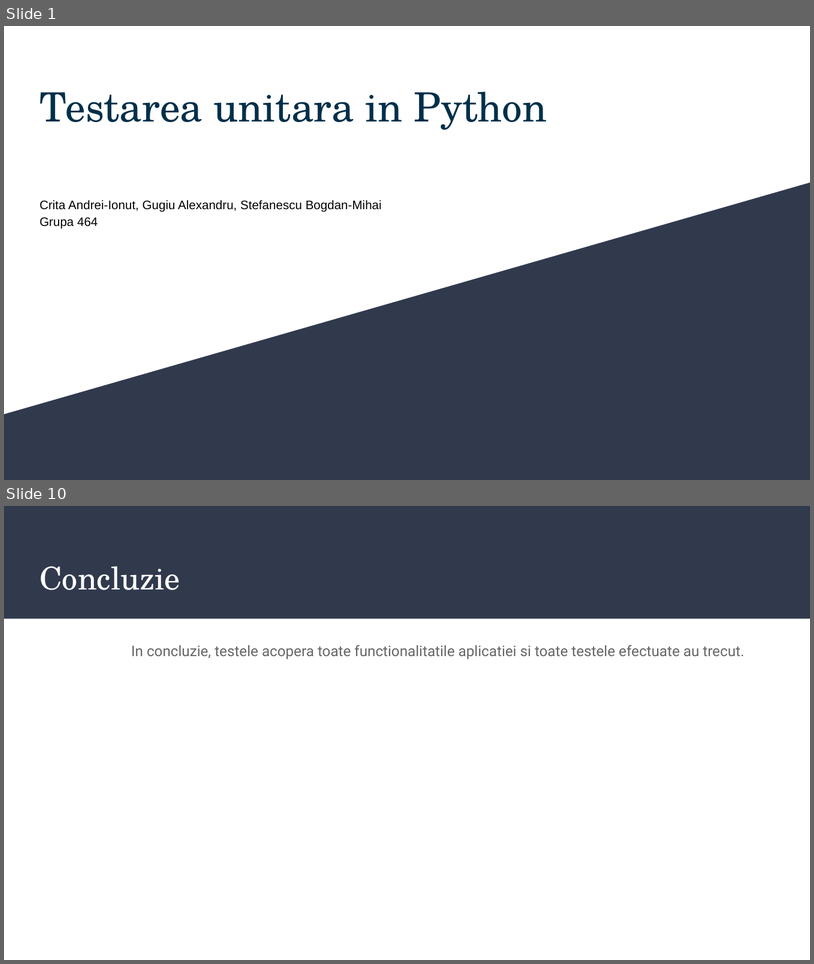
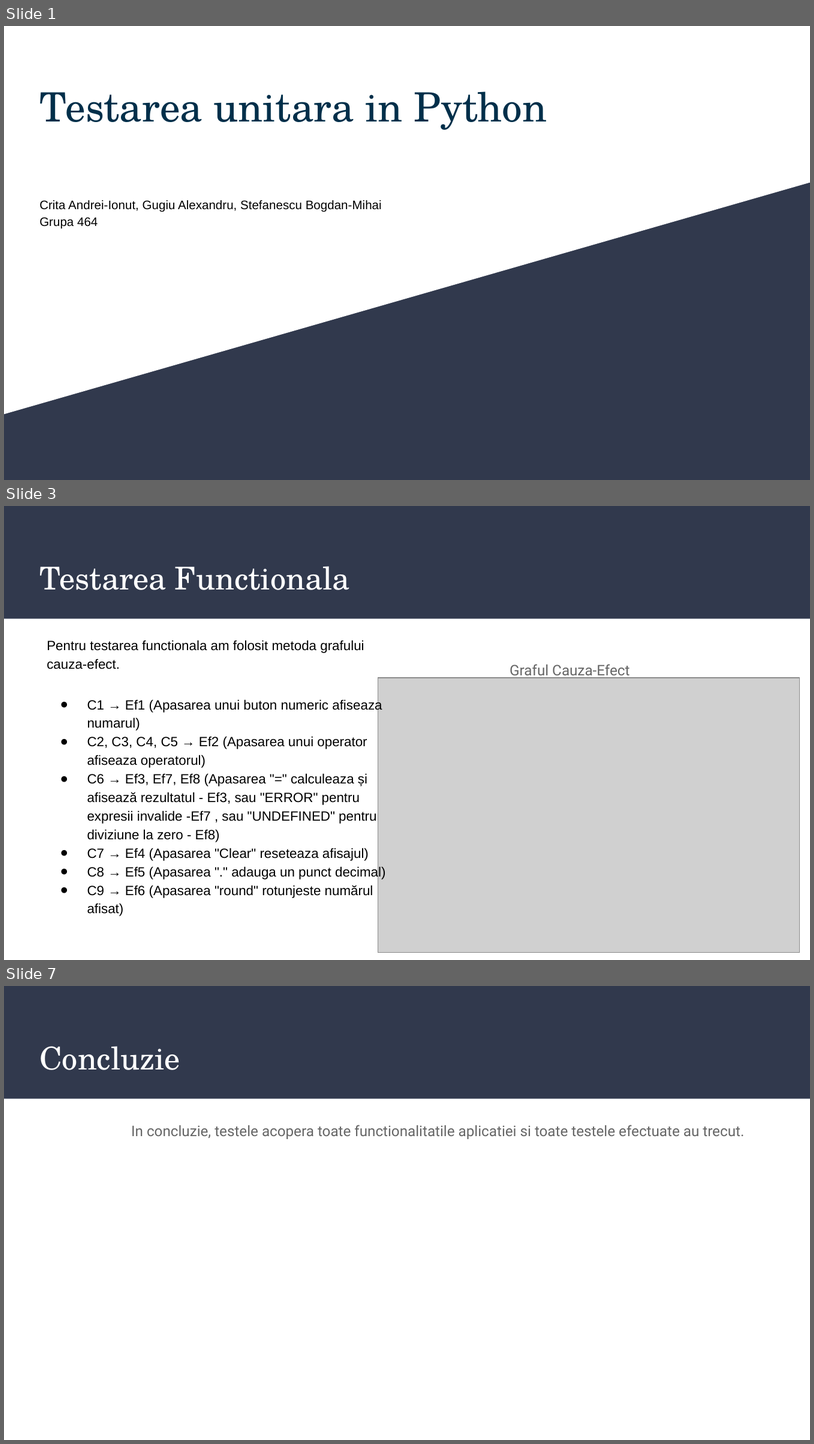
Before and after one commit to Bogdanstef20/ProiectTSS, a slide deck: Prezentare_TSS.pptx. Shown one above the other, each under a label of ours: slides 1 and 10 before the commit, slides 1, 3 and 7 after it; the slides between them are not shown. The pictures are 814x964 and 814x1444 pixels, drawn with LibreOffice and Linux fonts; fonts in the diff are those of the drawing; grey boxes stand for pictures. Boxes give left, top, right and bottom in pixels: in the first picture for what was removed or moved away, otherwise in the second. Text is boxed around its words. In the diff, an @@ line names an element or a change of style, - is before the commit and + after.

```diff
--- a/Prezentare_TSS.pptx
+++ b/Prezentare_TSS.pptx
@@ slide 3 added at (x1=4, y1=506, x2=810, y2=960), background #FFFFFF; not listed: 1 template element that a slide beside it also shows @@
@@ title added at (x1=39, y1=566, x2=350, y2=590), 28 pt, text #FFFFFF @@
+Testarea Functionala
@@ text added at (x1=47, y1=640, x2=364, y2=669), 12 pt, text #000000 @@
+Pentru testarea functionala am folosit metoda grafului cauza-efect.
@@ text added at (x1=510, y1=664, x2=630, y2=679), 13 pt, text #666666 @@
+Graful Cauza-Efect
@@ picture added at (x1=378, y1=678, x2=800, y2=952) @@
@@ text added at (x1=87, y1=699, x2=386, y2=916), 12 pt, text #000000 @@
+● C1 → Ef1 (Apasarea unui buton numeric afiseaza numarul)
+● C2, C3, C4, C5 → Ef2 (Apasarea unui operator afiseaza operatorul)
+● C6 → Ef3, Ef7, Ef8 (Apasarea "=" calculeaza și afisează rezultatul - Ef3, sau "ERROR" pentru expresii invalide -Ef7 , sau "UNDEFINED" pentru diviziune la zero - Ef8)
+● C7 → Ef4 (Apasarea "Clear" reseteaza afisajul)
+● C8 → Ef5 (Apasarea "." adauga un punct decimal)
+● C9 → Ef6 (Apasarea "round" rotunjeste numărul afisat)
@@ what was slide 10 is now slide 7 @@
```
Also in this commit, not shown: 1 slide changed, 3 other slides added, 7 slides removed.
